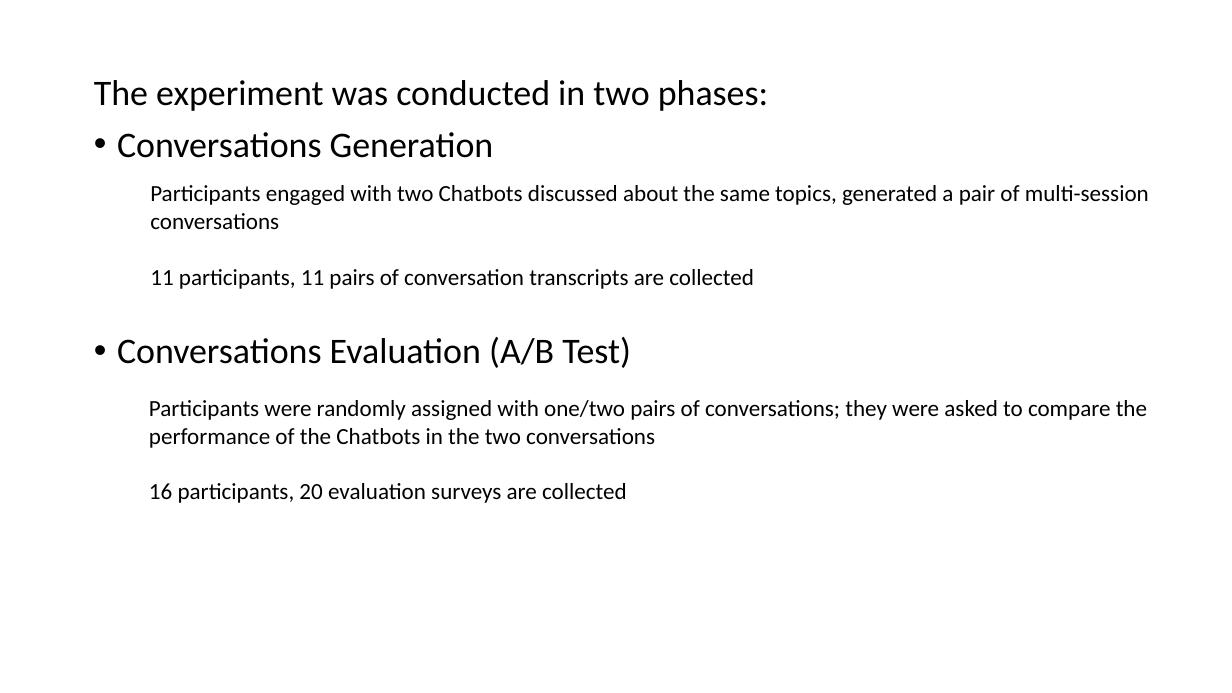
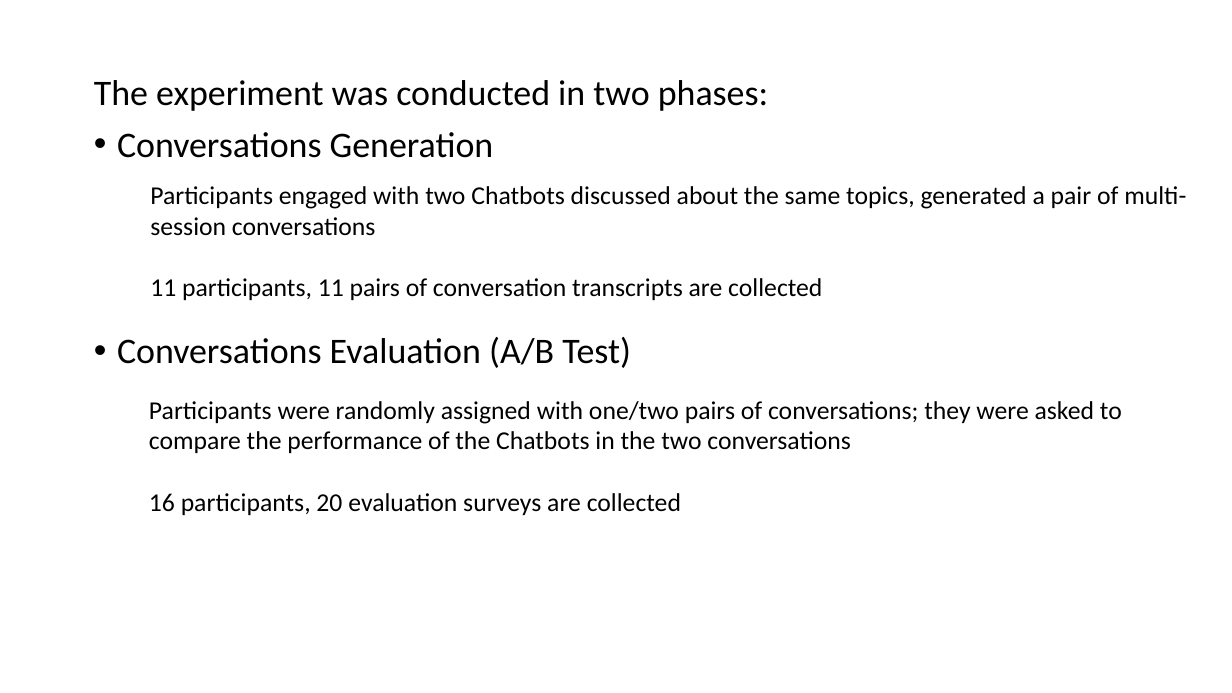
Before and after one commit to Astonzzh/slide, a slide deck: slide 52 of presentation1.pptx (slide 51 before the commit). Drawn at 1232x693 pixels with LibreOffice and Linux fonts; fonts in the diff are those of the drawing. Boxes give left, top, right and bottom in pixels: in the first picture for what was removed or moved away, otherwise in the second. Text is boxed around its words. In the diff, an @@ line names an element or a change of style, - is before the commit and + after.

```diff
--- a/presentation1.pptx
+++ b/presentation1.pptx
@@ text "Participants engaged with two Chatbots ..." at [150,186,1186,300]: size 18 to 20 pt @@
@@ text "Participants were randomly assigned with ..." at [149,401,1122,515]: size 18 to 20 pt @@
```
Also in this commit, not shown: 30 other slides changed, 2 slides added, 1 slide removed.
